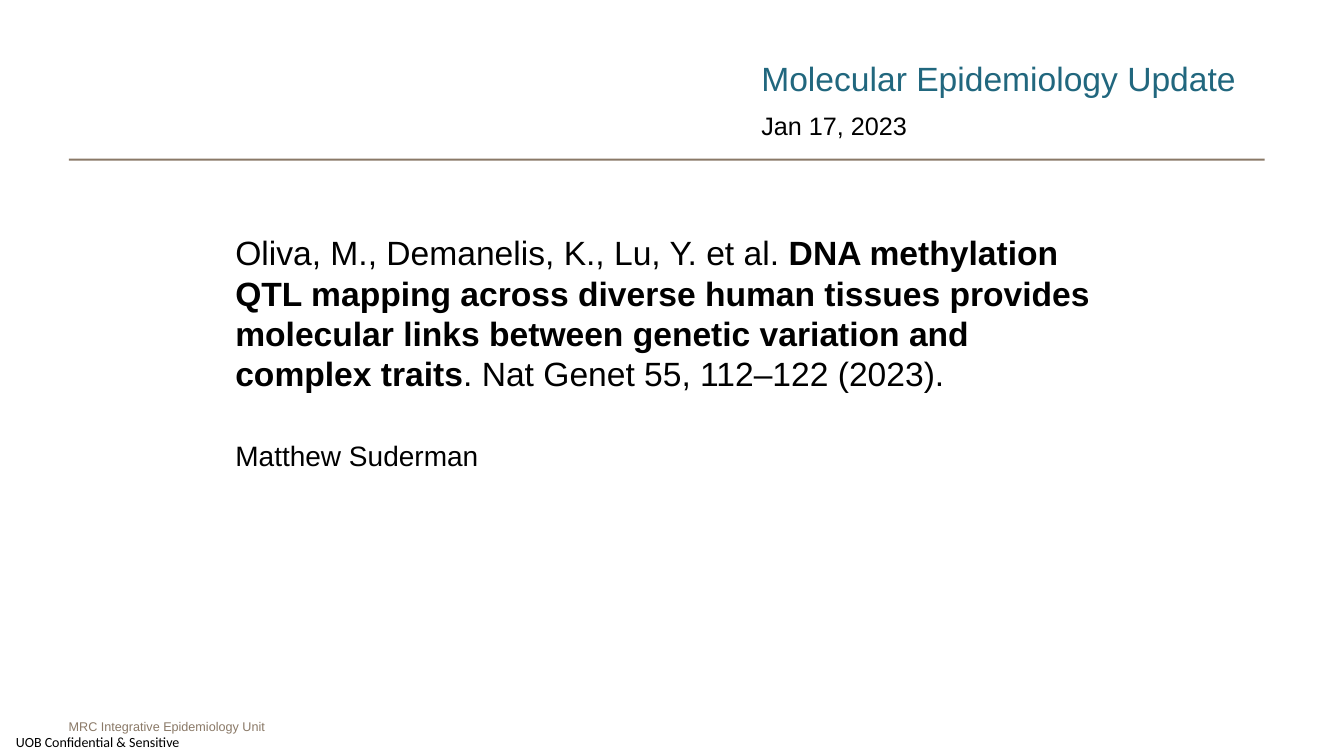
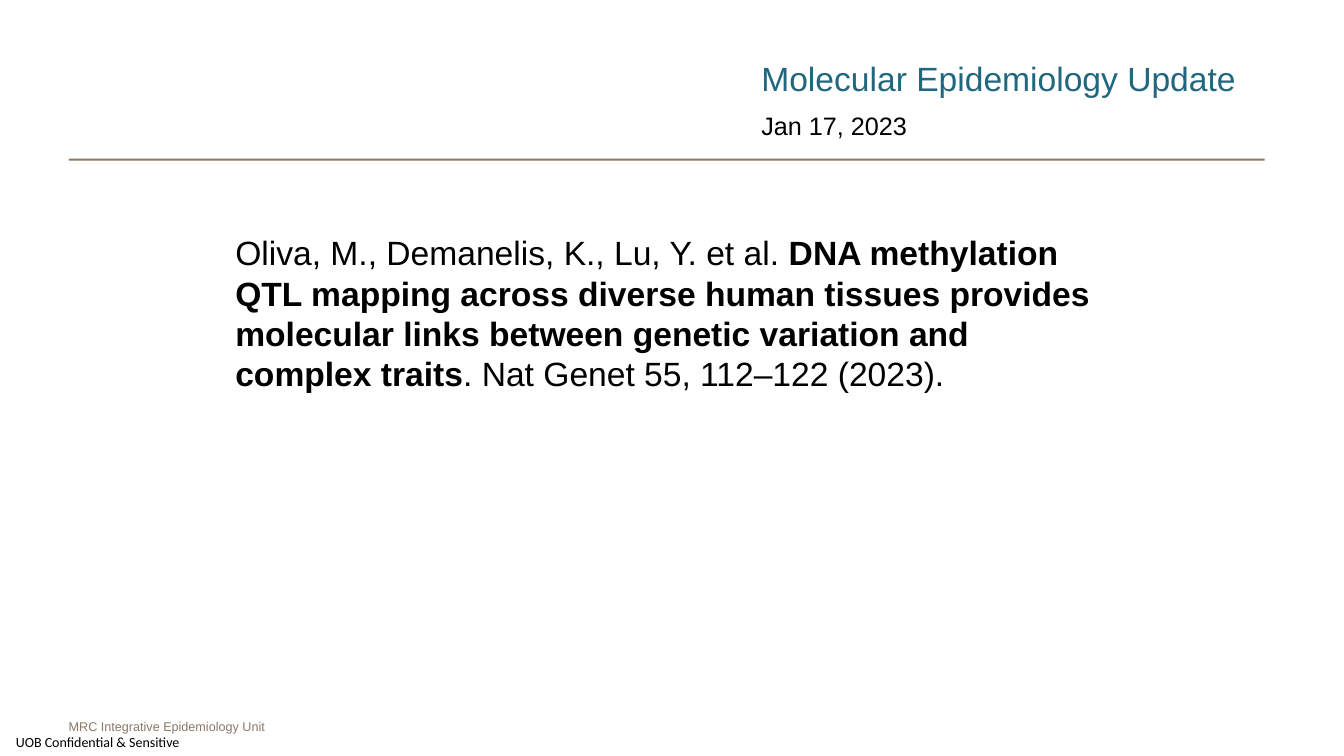
Before and after one commit to MRCIEU/epigenetics-journal-club, a slide deck: slide 1 of docs/presentations/20230117/slides.pptx. Drawn at 1344x756 pixels with LibreOffice and Linux fonts; fonts in the diff are those of the drawing; background and template pictures are left out. Boxes give left, top, right and bottom in pixels: in the first picture for what was removed or moved away, otherwise in the second. Text is boxed around its words. In the diff, an @@ line names an element or a change of style, - is before the commit and + after.

```diff
--- a/docs/presentations/20230117/slides.pptx
+++ b/docs/presentations/20230117/slides.pptx
@@ text at bbox=[235, 445, 478, 467]: paragraph removed @@
-Matthew Suderman
```
Also in this commit, not shown: 1 other slide changed.
